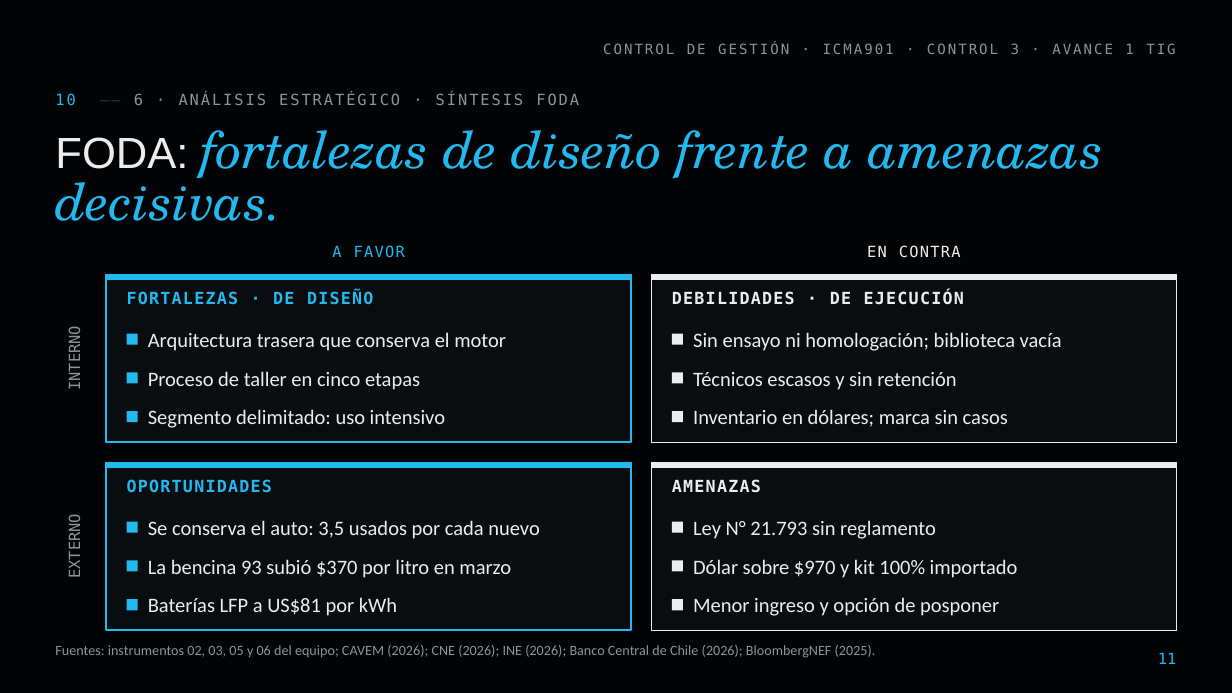
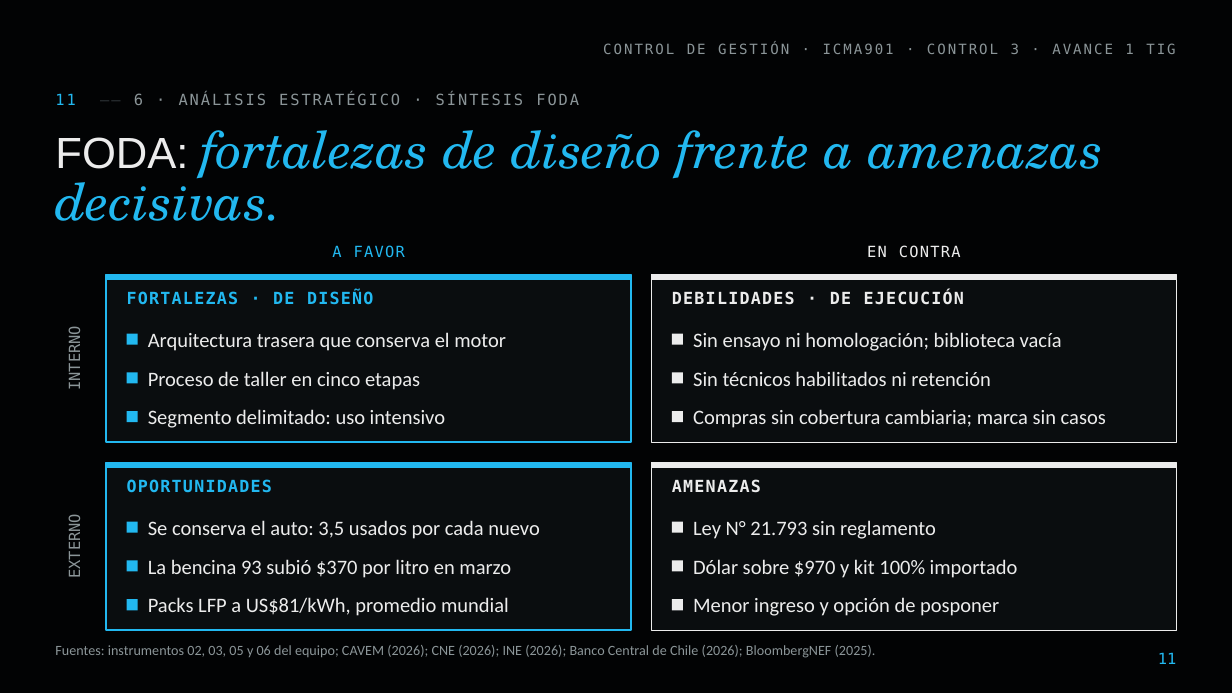
Before and after one commit to diegoaam0109-ux/lumine, a slide deck: slide 11 of control-3/Lumine_Control3_Avance1_TIG.pptx. Drawn at 1232x693 pixels with LibreOffice and Linux fonts; fonts in the diff are those of the drawing; background and template pictures are left out. Boxes give left, top, right and bottom in pixels: in the first picture for what was removed or moved away, otherwise in the second. Text is boxed around its words. In the diff, an @@ line names an element or a change of style, - is before the commit and + after.

```diff
--- a/control-3/Lumine_Control3_Avance1_TIG.pptx
+++ b/control-3/Lumine_Control3_Avance1_TIG.pptx
@@ text at box(55, 92, 579, 105): text changed @@
-10 —— 6 · ANÁLISIS ESTRATÉGICO · SÍNTESIS FODA
+11 —— 6 · ANÁLISIS ESTRATÉGICO · SÍNTESIS FODA
@@ text at box(693, 371, 990, 386): text changed @@
-Técnicos escasos y sin retención
+Sin técnicos habilitados ni retención
@@ text at box(693, 409, 1106, 428): text changed @@
-Inventario en dólares; marca sin casos
+Compras sin cobertura cambiaria; marca sin casos
@@ text at box(148, 597, 509, 616): text changed @@
-Baterías LFP a US$81 por kWh
+Packs LFP a US$81/kWh, promedio mundial
```
Also in this commit, not shown: 17 other slides changed, 13 other files.
